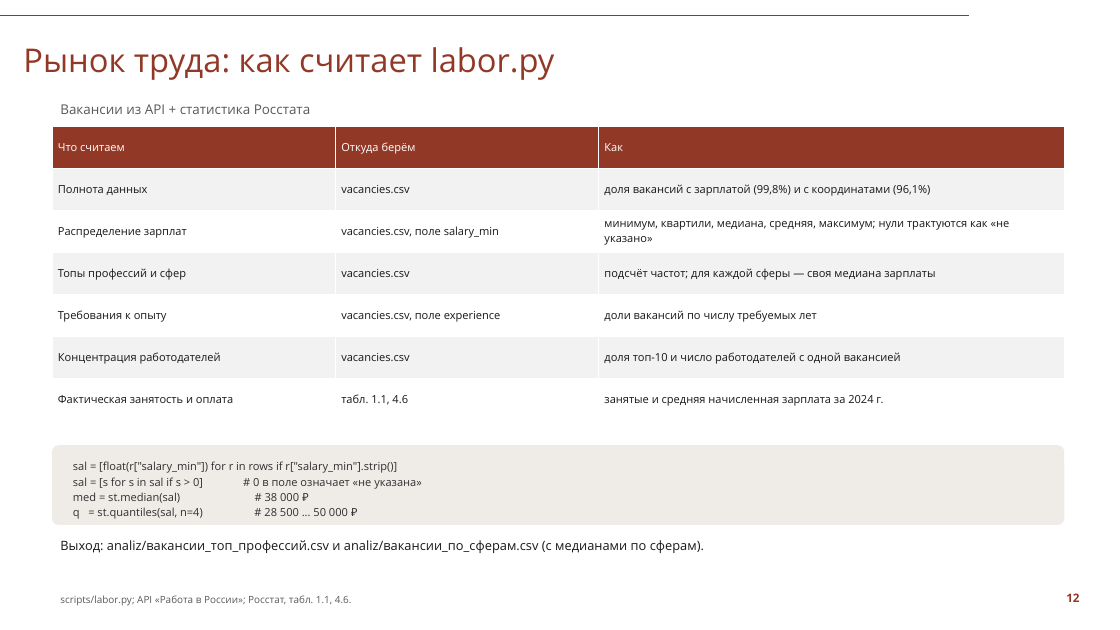
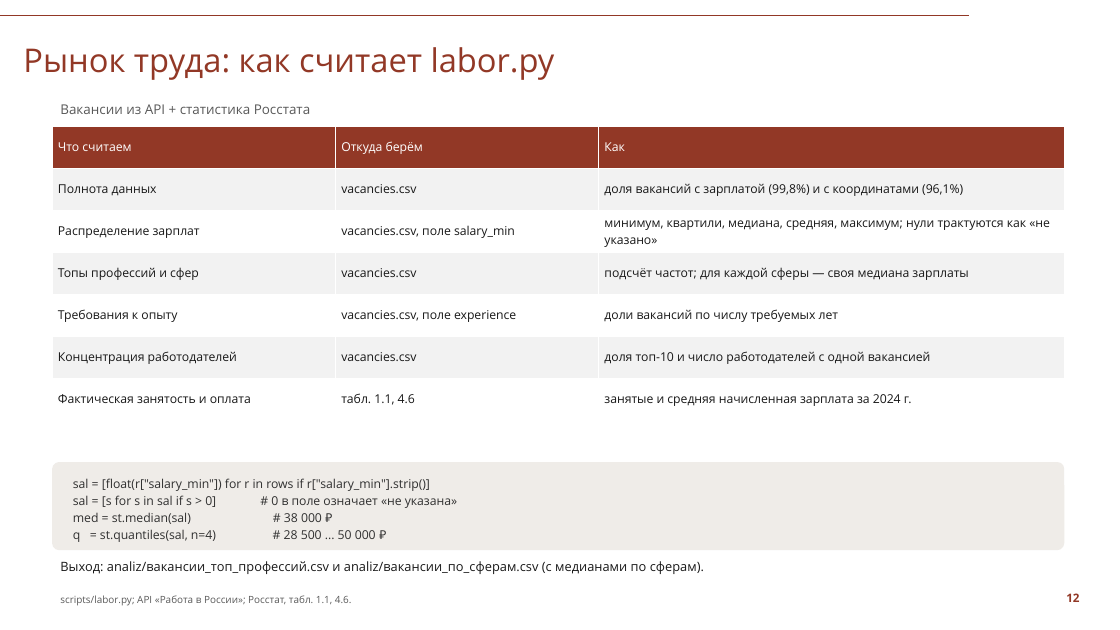
Before and after one commit to Seabas1/Analysis-of-regions, a slide deck: slide 12 of Саратовская_область_презентация_СПбГУ.pptx. Drawn at 1120x630 pixels with LibreOffice and Linux fonts; fonts in the diff are those of the drawing; background and template pictures are left out. Boxes give left, top, right and bottom in pixels: in the first picture for what was removed or moved away, otherwise in the second. Text is boxed around its words. In the diff, an @@ line names an element or a change of style, - is before the commit and + after.

```diff
--- a/Саратовская_область_презентация_СПбГУ.pptx
+++ b/Саратовская_область_презентация_СПбГУ.pptx
@@ table at (52,126,1064,420) @@
@@ size 9.5 to 10.5 pt @@
@@ rounded rectangle: place and size @@
-rounded rectangle at (52,445,1065,525)
+rounded rectangle at (52,462,1065,550)
@@ text "sal = [float(r["salary_min"]) for r ...": place and size @@
-text "sal = [float(r["salary_min"]) for r ..." at (73,461,422,519)
+text "sal = [float(r["salary_min"]) for r ..." at (73,478,457,542)
@@ text "sal = [float(r["salary_min"]) for r ..." at (73,478,457,542): size 9.5 to 10.5 pt @@
@@ text "Выход: analiz/вакансии_топ_профессий.csv и analiz/вакансии_п ...": place and size @@
-text "Выход: analiz/вакансии_топ_профессий.csv и analiz/вакансии_п ..." at (60,540,704,553)
+text "Выход: analiz/вакансии_топ_профессий.csv и analiz/вакансии_п ..." at (60,561,704,574)
```
Also in this commit, not shown: 14 other slides changed, 2 other files.
